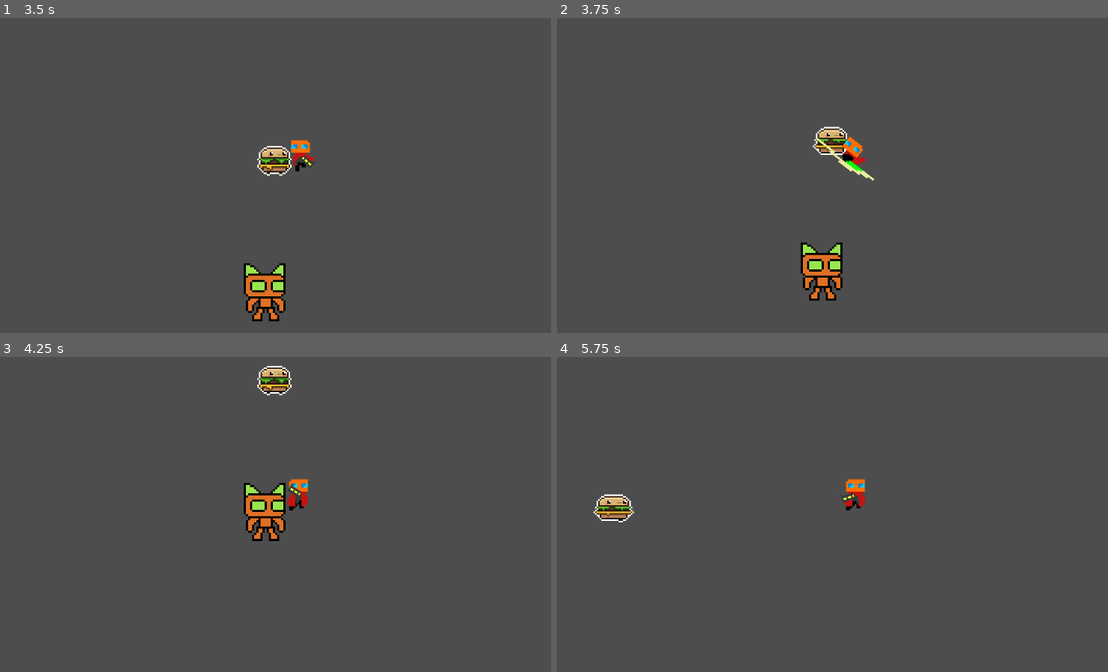
Above: before the commit, frames 1-4 (two rows, left to right).
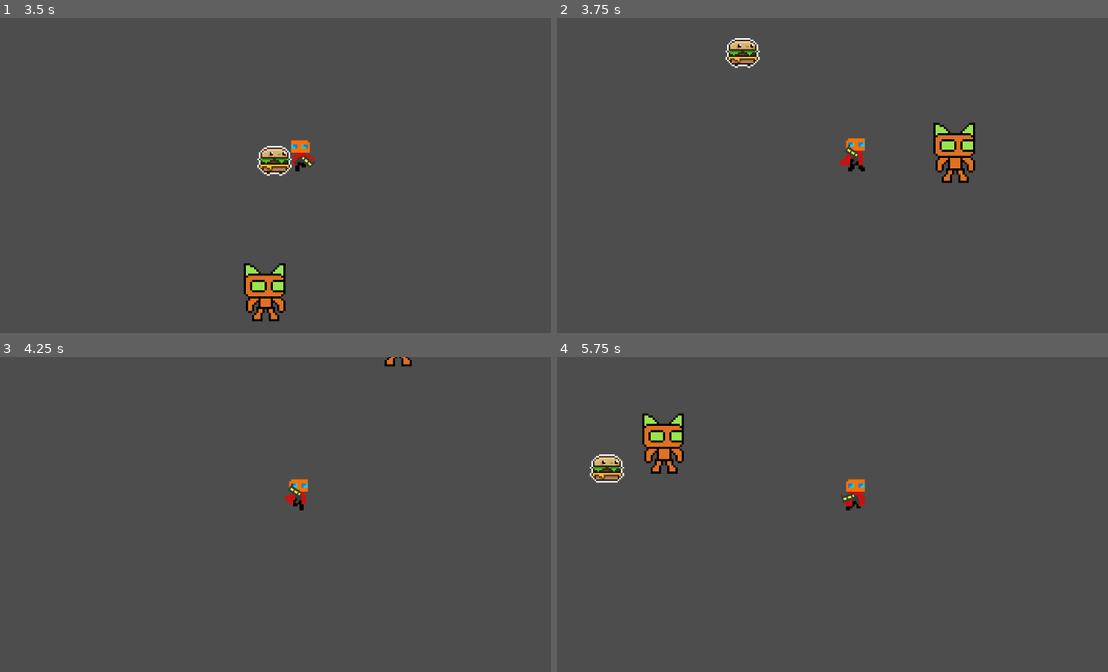
Above: after the commit, the same moments.

Repository: mendsergon/Kill-The-Food-Pyramid
Game: Godot game, scene res://Assets/Scenes/game.tscn
Two runs of this game, one before a commit and one after it. Both use one fixed random seed, a clock stepped at 60 frames per second and the inputs below.
Inputs (mouse positions are in pixels of both pictures, inside the frame that each line leads up to):
- Up to frame 1 (3.5 s): move the mouse to (269, 254) at 0.52 s; hold W (move_up) 0.53-2.03 s; tap E (melee) at 0.6, 1.55, 2.1, 3.05 s; move the mouse to (479, 235) at 1.27 s; tap Shift (dash) at 1.35 s; move the mouse to (121, 134) at 2.02 s; hold A (move_left) from 2.03 s (still down); move the mouse to (330, 184) at 2.77 s; click (330, 184) at 2.85 s
- Up to frame 2 (3.75 s): move the mouse to (766, 103) at 3.52 s; release A (move_left) at 3.53 s; hold S (move_down) from 3.53 s (still down); tap E (melee) at 3.6 s
- Up to frame 3 (4.25 s): keep holding S (move_down)
- Up to frame 4 (5.75 s): move the mouse to (986, 508) at 4.27 s; release S (move_down) at 4.28 s; hold D (move_right) 4.28-5.03 s; tap Shift (dash) at 4.35 s; tap E (melee) at 4.55, 5.1 s; move the mouse to (738, 542) at 5.02 s; hold W (move_up) from 5.03 s (still down)

Frame 1 is identical in both runs. In frame 2, 3.5% of the frame differs, in the area x 30-76%, y 6-90%; in frame 3, 1.8%; in frame 4, 2.1%.

Commit message:
Player can now take damage

Diff:
--- a/Assets/Scripts/burger.gd
+++ b/Assets/Scripts/burger.gd
@@ -22,13 +22,12 @@
 	player = player_ref
 
 func _ready() -> void:
-	# Initialize animation and health
 	animated_sprite_2d.play("Idle")
 	health = max_health                    # Set starting HP
 
 func _physics_process(delta: float) -> void:
 	if player == null:
-		return  # Don't run until the player is assigned
+		return
 
 	### --- TIMER MANAGEMENT --- ###
 	behavior_timer += delta
@@ -48,7 +47,6 @@
 		move_direction = (player.global_position - global_position).normalized()
 		velocity = move_direction * MOVE_SPEED
 
-		# Flip sprite based on horizontal direction only
 		if abs(move_direction.x) > abs(move_direction.y):
 			animated_sprite_2d.flip_h = move_direction.x < 0
 	else:
@@ -57,16 +55,19 @@
 	### --- APPLY MOVEMENT --- ###
 	move_and_slide()
 
+	### --- PLAYER DAMAGE ON TOUCH --- ###
+	for i in range(get_slide_collision_count()):
+		var collision = get_slide_collision(i)
+		var other = collision.get_collider()            # Get the collided object
+		if other == player and other.has_method("apply_damage"):
+			other.apply_damage(1)                       # Deal 1 damage to player
+
 ### --- DAMAGE & DEATH --- ###
 func apply_damage(amount: int) -> void:
-	# Subtract incoming damage
-	health -= amount
+	health -= amount                                 # Subtract incoming damage
 	print("Burger took %d damage, %d HP remaining" % [amount, health])
-
-	# Check for death
 	if health <= 0:
 		die()
 
 func die() -> void:
-	# Handle burger death (play animation, drop loot, etc.)
-	queue_free()
+	queue_free()                                     # Remove burger on death
--- a/Assets/Scripts/game.gd
+++ b/Assets/Scripts/game.gd
@@ -9,4 +9,6 @@
 	burger.set_player_reference(player)
 
 func _process(_delta: float) -> void:
-	pass
+	# Restart the scene when the player's instance has been freed
+	if not is_instance_valid(player):
+		get_tree().reload_current_scene()
--- a/Assets/Scripts/player.gd
+++ b/Assets/Scripts/player.gd
@@ -13,6 +13,15 @@
 const IGNORE_LAYER_3_MASK = ~(1 << 2)   # Mask to ignore layer 3 (bit 2)
 const LAYER_3_MASK = (1 << 2)           # Mask only layer 3 (bit 2)
 
+### --- PLAYER HEALTH --- ###
+@export var max_health: int = 3         # Maximum HP for player
+var health: int                          # Current HP
+
+### --- INVULNERABILITY --- ###
+const INVULN_DURATION := 1.0            # Seconds invulnerable after hit
+var invuln_timer := 0.0                 # Invulnerability countdown
+var is_invulnerable := false            # True while invulnerable
+
 ### --- NODE REFERENCES --- ###
 @onready var animated_sprite_2d: AnimatedSprite2D = $AnimatedSprite2D # Character sprite
 @onready var pistol_1: Node2D = $"Pistol 1" # Pistol node
@@ -44,7 +53,8 @@
 var original_collision_layer := 0       # Stores default collision layer
 
 func _ready() -> void:
-	# Disable melee area until needed
+	# Initialize health and disable melee area until needed
+	health = max_health                     # Set starting HP
 	melee_area.monitoring = false
 	melee_area.visible = false
 	melee_area.connect("body_entered", Callable(self, "_on_melee_area_body_entered"))
@@ -53,6 +63,12 @@
 	original_collision_layer = collision_layer
 
 func _physics_process(delta: float) -> void:
+	### --- INVULNERABILITY TIMER --- ###
+	if is_invulnerable:
+		invuln_timer -= delta
+		if invuln_timer <= 0.0:
+			is_invulnerable = false
+
 	### --- INPUT PROCESSING --- ###
 	# Get combined movement input (4-directional)
 	move_direction = Input.get_vector("move_left", "move_right", "move_up", "move_down")
@@ -213,3 +229,21 @@
 		animated_sprite_2d.play("Run")
 	else:
 		animated_sprite_2d.play("Idle")
+
+### --- DAMAGE & DEATH --- ###
+func apply_damage(amount: int) -> void:
+	# Subtract incoming damage if not invulnerable
+	if is_invulnerable:
+		return
+	health -= amount
+	is_invulnerable = true
+	invuln_timer = INVULN_DURATION        # Start invulnerability
+	print("Player took %d damage, %d HP remaining" % [amount, health])
+
+	# Check for death
+	if health <= 0:
+		die()
+
+func die() -> void:
+	# Handle player death
+	queue_free()
